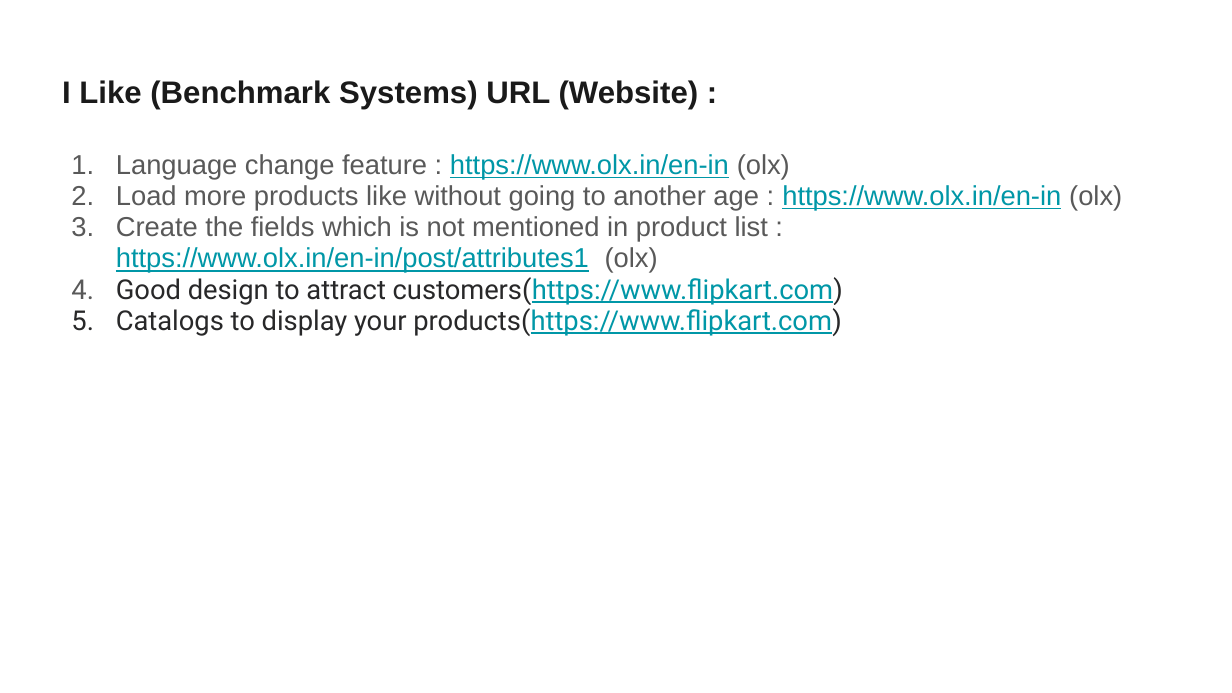
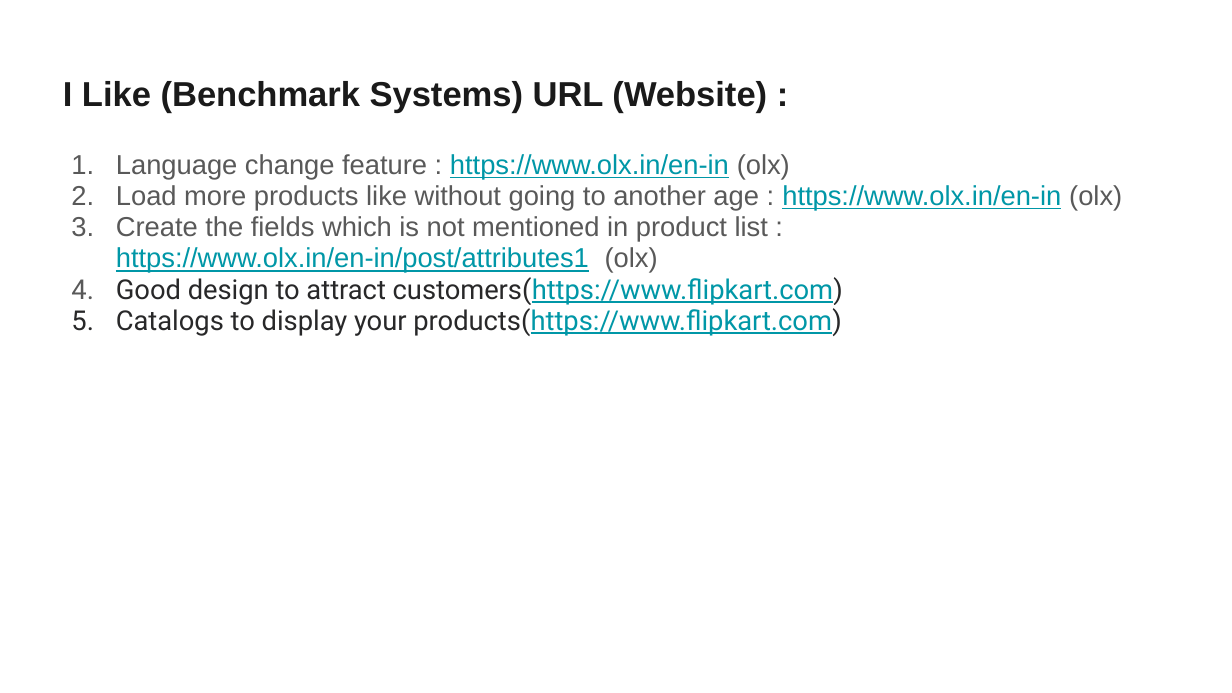
Before and after one commit to abhaykumar789/ecommerce, a slide deck: slide 12 of ppt/Product 1.pptx. Drawn at 1232x693 pixels with LibreOffice and Linux fonts; fonts in the diff are those of the drawing. Boxes give left, top, right and bottom in pixels: in the first picture for what was removed or moved away, otherwise in the second. Text is boxed around its words. In the diff, an @@ line names an element or a change of style, - is before the commit and + after.

```diff
--- a/ppt/Product 1.pptx
+++ b/ppt/Product 1.pptx
@@ title "I Like (Benchmark Systems) URL ..." at (x1=63, y1=81, x2=767, y2=113): size 18.2 to 20.2 pt @@
```
Also in this commit, not shown: 5 other slides changed.
